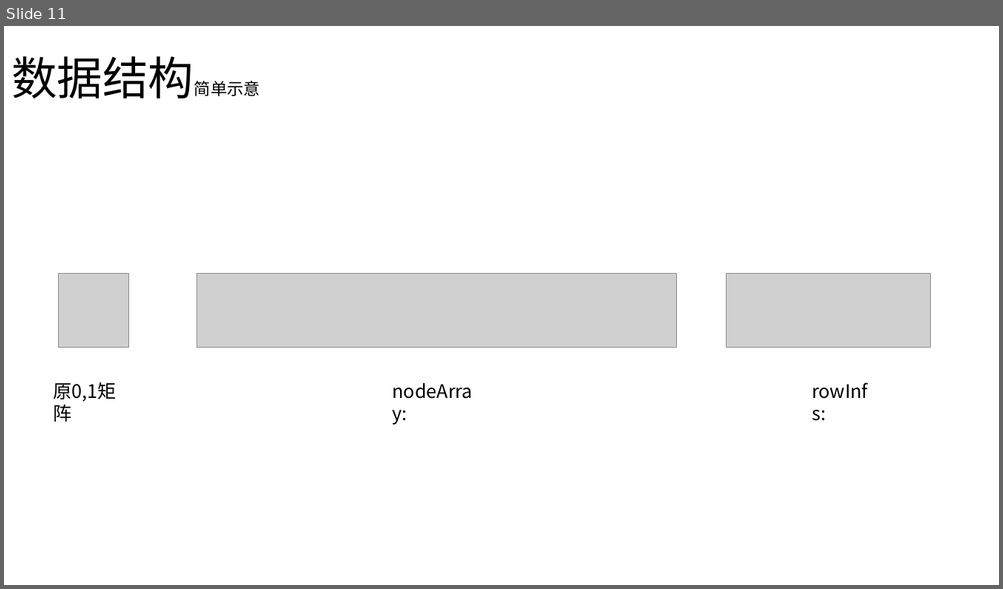
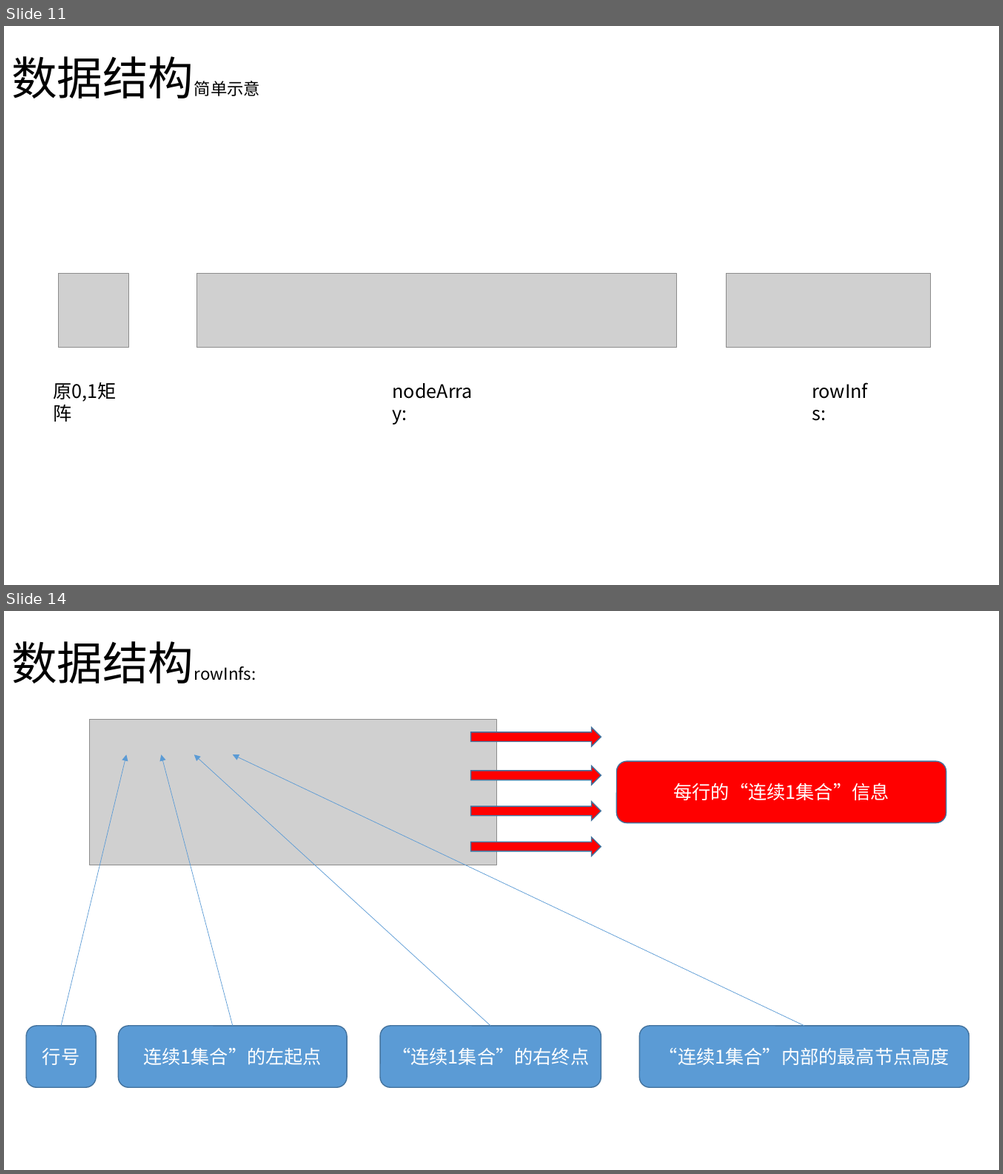
Before and after one commit to fenneishi/interview, a slide deck: yifang/4/第4题算法思路.pptx. Shown one above the other, each under a label of ours: slide 11 before the commit, slides 11 and 14 after it; the slides between them are not shown. The pictures are 1003x589 and 1003x1174 pixels, drawn with LibreOffice and Linux fonts; fonts in the diff are those of the drawing; grey boxes stand for pictures. Boxes give left, top, right and bottom in pixels: in the first picture for what was removed or moved away, otherwise in the second. Text is boxed around its words. In the diff, an @@ line names an element or a change of style, - is before the commit and + after.

```diff
--- a/yifang/4/第4题算法思路.pptx
+++ b/yifang/4/第4题算法思路.pptx
@@ slide 14 added at [4,611,999,1170], background #FFFFFF @@
@@ title added at [11,641,256,684], 16 pt, text #000000 @@
+数据结构rowInfs:
@@ picture added at [89,719,496,866] @@
@@ right arrow added at [471,727,601,746], fill #FF0000, outline #43739E 1 pt @@
@@ arrow added from (61, 1026) to (126, 755), #5B9BD5 0.5 pt @@
@@ arrow added from (233, 1026) to (162, 755), #5B9BD5 0.5 pt @@
@@ arrow added from (490, 1026) to (194, 755), #5B9BD5 0.5 pt @@
@@ arrow added from (804, 1026) to (233, 755), #5B9BD5 0.5 pt @@
@@ rounded rectangle added at [617,762,946,823], fill #FF0000, outline #43739E 1 pt, 18 pt, text #FFFFFF @@
+每行的“连续1集合”信息
@@ right arrow added at [471,766,601,785], fill #FF0000, outline #43739E 1 pt @@
@@ right arrow added at [471,802,601,820], fill #FF0000, outline #43739E 1 pt @@
@@ right arrow added at [471,837,601,856], fill #FF0000, outline #43739E 1 pt @@
@@ rounded rectangle added at [26,1026,96,1088], fill #5B9BD5, outline #43739E 1 pt, 18 pt, text #FFFFFF @@
+行号
@@ rounded rectangle added at [118,1026,347,1088], fill #5B9BD5, outline #43739E 1 pt, 18 pt, text #FFFFFF @@
+连续1集合”的左起点
@@ rounded rectangle added at [380,1026,601,1088], fill #5B9BD5, outline #43739E 1 pt, 18 pt, text #FFFFFF @@
+“连续1集合”的右终点
@@ rounded rectangle added at [640,1026,970,1088], fill #5B9BD5, outline #43739E 1 pt, 18 pt, text #FFFFFF @@
+“连续1集合”内部的最高节点高度
```
Also in this commit, not shown: 1 slide changed, 2 other slides added, 1 other file.
